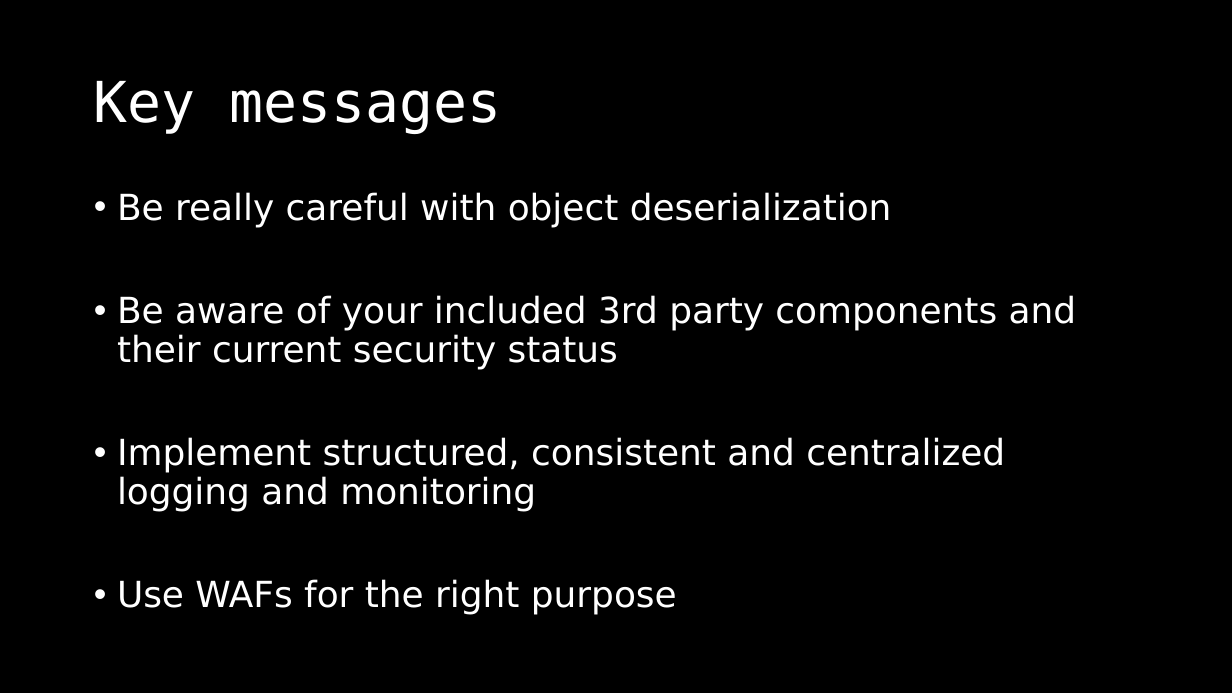
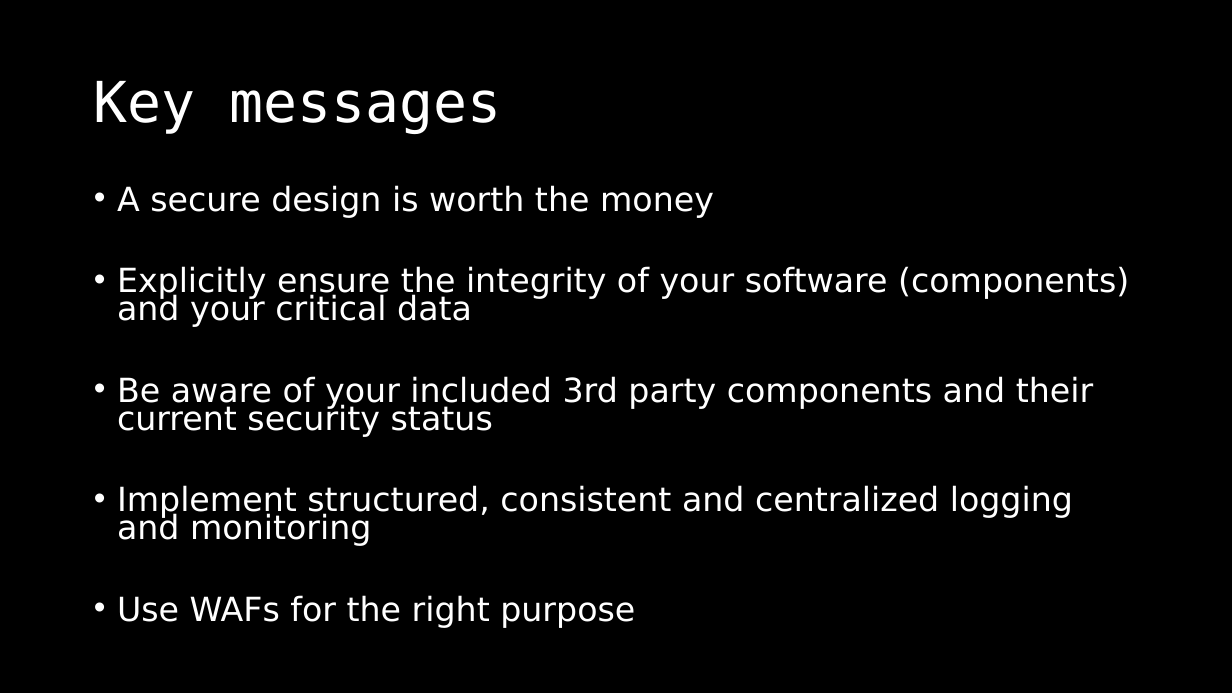
Before and after one commit to dschwarz91/websec-lecture, a slide deck: slide 84 of slides/8_General_Topics.pptx (slide 47 before the commit). Drawn at 1232x693 pixels with LibreOffice and Linux fonts; fonts in the diff are those of the drawing. Boxes give left, top, right and bottom in pixels: in the first picture for what was removed or moved away, otherwise in the second. Text is boxed around its words. In the diff, an @@ line names an element or a change of style, - is before the commit and + after.

Commit message:
Updated to Top 10 2021 - added secure design and replaced insec. deserialization with an integration chapter.

```diff
--- a/slides/8_General_Topics.pptx
+++ b/slides/8_General_Topics.pptx
@@ text at <box>117,185,1129,327</box>: text changed; size 28 to 25.9 pt @@
-• Be really careful with object deserialization
+• A secure design is worth the money
+• Explicitly ensure the integrity of your software (components) and your critical data
@@ text at <box>117,376,1093,628</box>: size 28 to 25.9 pt in "Be aware of your included 3rd party ...", "Implement structured, consistent and centralized logging and ...", "Use WAFs for the right purpose"; line spacing 0.9 to 0.7 @@
```
Also in this commit, not shown: 35 other slides changed, 37 slides added, 3 other files.
